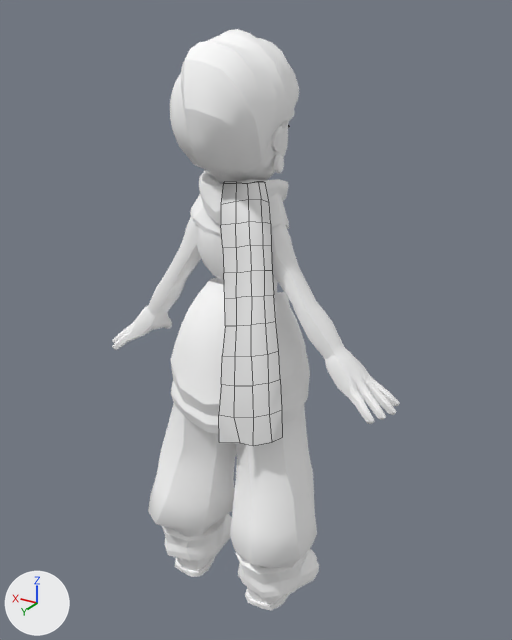
One commit to the FBX model Assets/Models/Charactors/Character.fbx: the scene before it, then after it.
Before and after are seen from a camera (50 mm lens) standing at (-0.925, 1.399, 1.562) and looking at (-0.048, -0.064, 0.83). Lighting does not change. The marker at lower left points along +X, +Y and +Z. Mesh edges are drawn as thin lines on the coarser meshes. Where no turn or scale is listed for an object, it has been applied to the vertices.

Script lines for the objects in view, before the commit:
```python
me_mesh = bpy.data.meshes.new('Mesh')
me_mesh.from_pydata(...)  # 4444 vertices, 8285 faces; spans x -0.44..0.44, y -0.22..0.15, z 0.0..1.53
# faces by material slot: [8177, 68, 40]
me_mesh.materials.append(mat_00_default)  # its picture is missing
me_mesh.materials.append(mat_material__115)  # its picture is missing
me_mesh.materials.append(mat_00_default_slot__3)  # black #000000
me_mesh_001 = bpy.data.meshes.new('Mesh.001')
me_mesh_001.from_pydata(...)  # 65 vertices, 48 faces; spans x 1.2..19.4, y -3.4..15.2, z 57.1..120.8
me_mesh_001.materials.append(mat_00_default_001)  # its picture is missing
ob_character_dummy = bpy.data.objects.new('character_Dummy', me_mesh)
ob_character_dummy.location = (0.0, 0.0, 0.0)
ob_muffler01 = bpy.data.objects.new('Muffler01', me_mesh_001)
ob_muffler01.location = (0.0, 0.0, 0.0)
ob_muffler01.rotation_euler = (3.142, 0.0, 0.0)  # degrees (180, 0, 0)
ob_muffler01.scale = (-0.01, -0.01, -0.01)
```
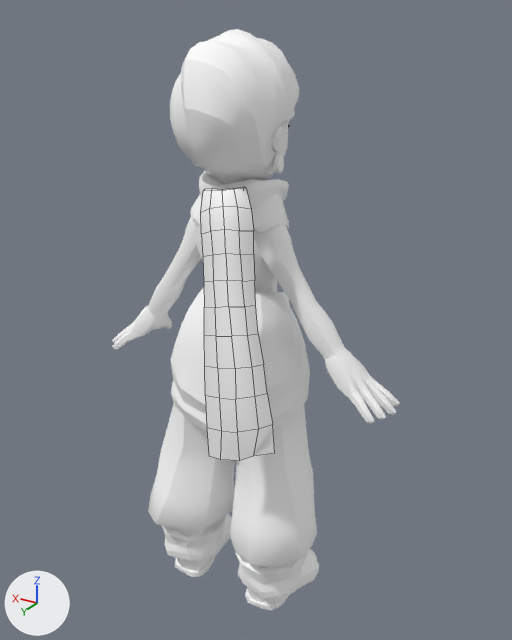
Commit message: 머플러 재업로드

What changed in the scene script:
```text
Change me_mesh_001:
    where me_mesh_001.from_pydata(...)  # 65 vertices, 48 faces; spans x 1.2..19.4, y -3.4..15.2, z 57.1..120.8
    used by ob_muffler01; location = (0.0, 0.0, 0.0); rotation_euler = (3.142, 0.0, 0.0), in degrees (180, 0, 0); scale = (-0.01, -0.01, -0.01)
    me_mesh_001 part 1: the whole mesh is multiplied about its middle by the matrix ((0.327, -0.944, 0.046), (0.944, 0.328, 0.021), (-0.035, 0.036, 0.999)), then moved by (-20.6, -0.8, -0.1)
Change ob_muffler01:
    ob_muffler01.rotation_euler: (3.142, 0.0, 0.0) -> (0.0, 0.0, 0.0)  # degrees (180, 0, 0) -> degrees (0, 0, 0)
    ob_muffler01.location: (0.0, 0.0, 0.0) -> (0.0, 0.083, 0.0)
    ob_muffler01.scale: (-0.01, -0.01, -0.01) -> (0.01, 0.01, 0.01)
```

Location of each change, [x1, y1, x2, y2] in pixels of the pictures (512 x 640 px):
'Muffler01', reshaped, moved, rescaled, turned: before [219, 181, 282, 446]; after [201, 187, 275, 461]
